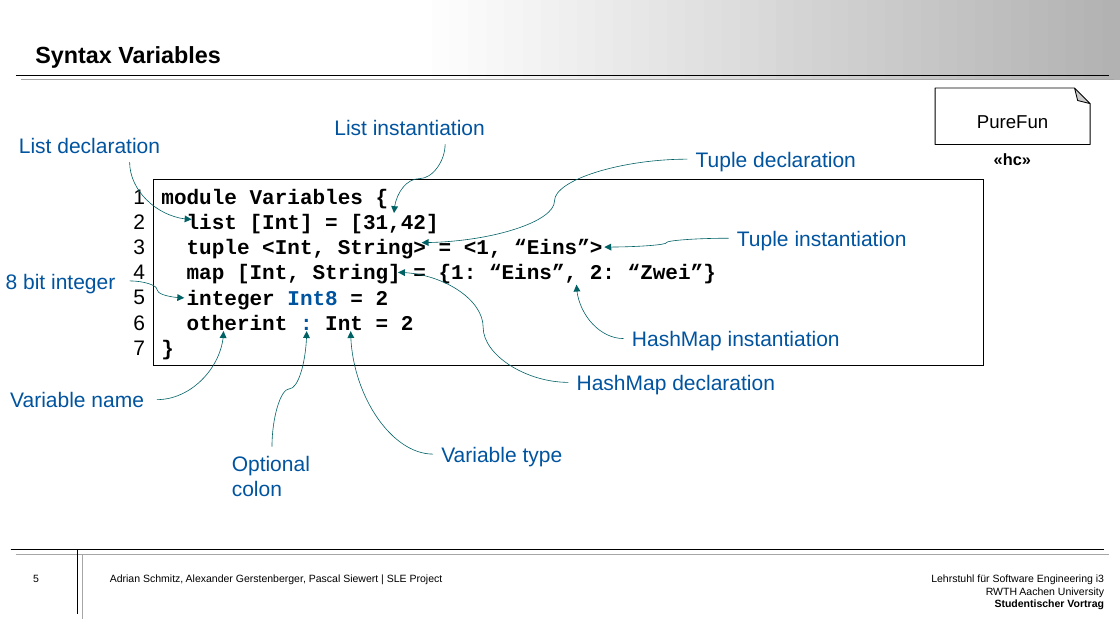
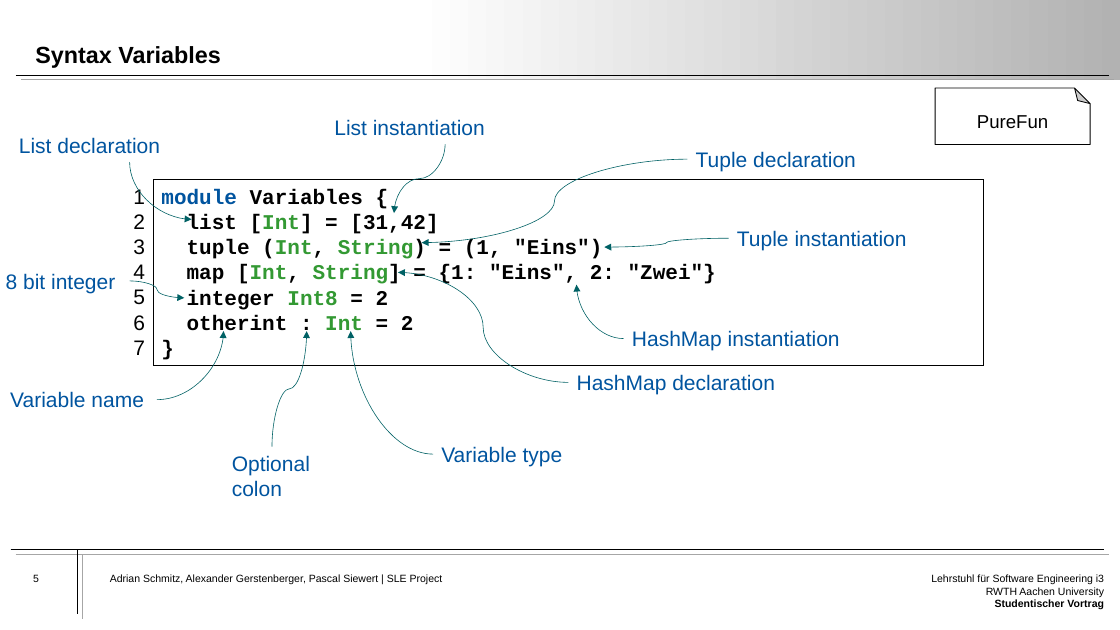
Before and after one commit to Atrisan/PureFun, a slide deck: slide 5 of Presentation/PureFun-Presentation.pptx. Drawn at 1120x630 pixels with LibreOffice and Linux fonts; fonts in the diff are those of the drawing. Boxes give left, top, right and bottom in pixels: in the first picture for what was removed or moved away, otherwise in the second. Text is boxed around its words. In the diff, an @@ line names an element or a change of style, - is before the commit and + after.

```diff
--- a/Presentation/PureFun-Presentation.pptx
+++ b/Presentation/PureFun-Presentation.pptx
@@ text removed at <box>994,153,1031,165</box> @@
-«hc»
@@ text in rectangle at <box>161,189,438,337</box>: text colour #000000 to #00549F in "module"; text colour #000000 to #339933 in "[Int]", "Int"; text colour #00549F to #339933 in "Int8"; text colour #00549F to #000000 in ":" @@
@@ text in rectangle at <box>187,239,716,286</box>: text changed @@
-tuple <Int, String> = <1, “Eins”>
-map [Int, String] = {1: “Eins”, 2: “Zwei”}
+tuple (Int, String) = (1, "Eins")
+map [Int, String] = {1: "Eins", 2: "Zwei"}
```
Also in this commit, not shown: 6 other slides changed.
